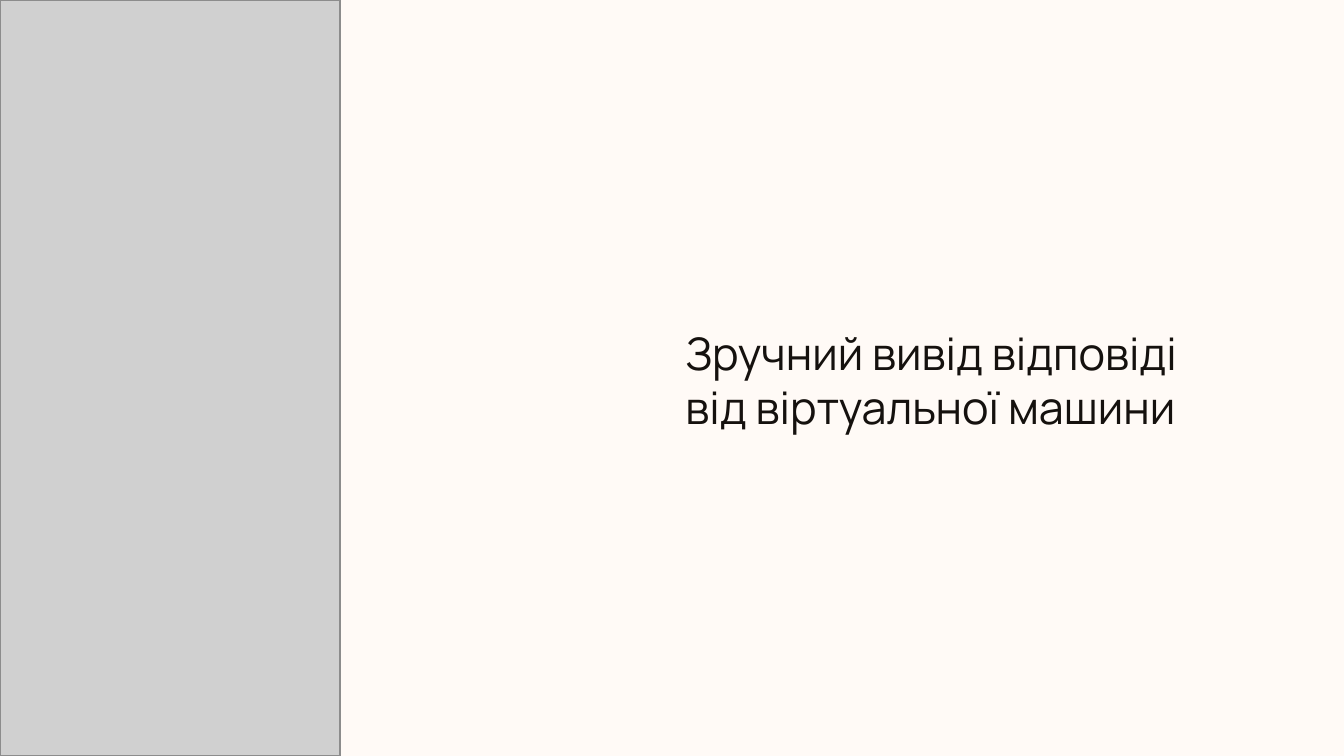
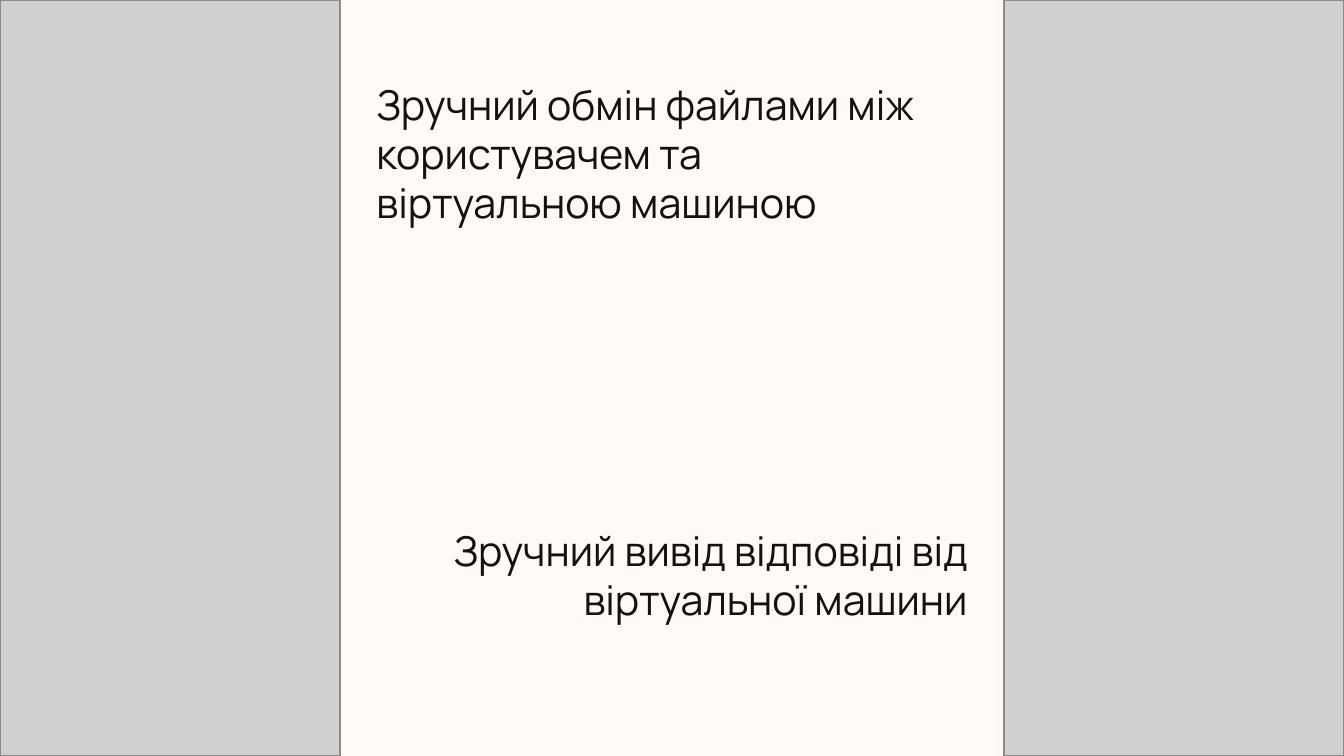
Before and after one commit to johnburitto/VMControlPanel, a slide deck: slide 13 of Презентація.pptx (slide 20 before the commit). Drawn at 1344x756 pixels with LibreOffice and Linux fonts; fonts in the diff are those of the drawing; grey boxes stand for pictures; background and template pictures are left out. Boxes give left, top, right and bottom in pixels: in the first picture for what was removed or moved away, otherwise in the second. Text is boxed around its words. In the diff, an @@ line names an element or a change of style, - is before the commit and + after.

```diff
--- a/Презентація.pptx
+++ b/Презентація.pptx
@@ picture added at (1004, 0, 1344, 755) @@
@@ text added at (376, 90, 914, 228), 22 pt, text #15110E @@
+Зручний обмін файлами між користувачем та віртуальною машиною
@@ text "Зручний вивід відповіді від віртуальної ...": place and size @@
-text "Зручний вивід відповіді від віртуальної ..." at (685, 337, 1177, 435)
+text "Зручний вивід відповіді від віртуальної ..." at (454, 536, 968, 625)
@@ text "Зручний вивід відповіді від віртуальної ..." at (454, 536, 968, 625): size 24 to 22 pt; alignment left to right @@
```
Also in this commit, not shown: 12 other slides changed, 3 slides added, 8 slides removed, 12 other files.
